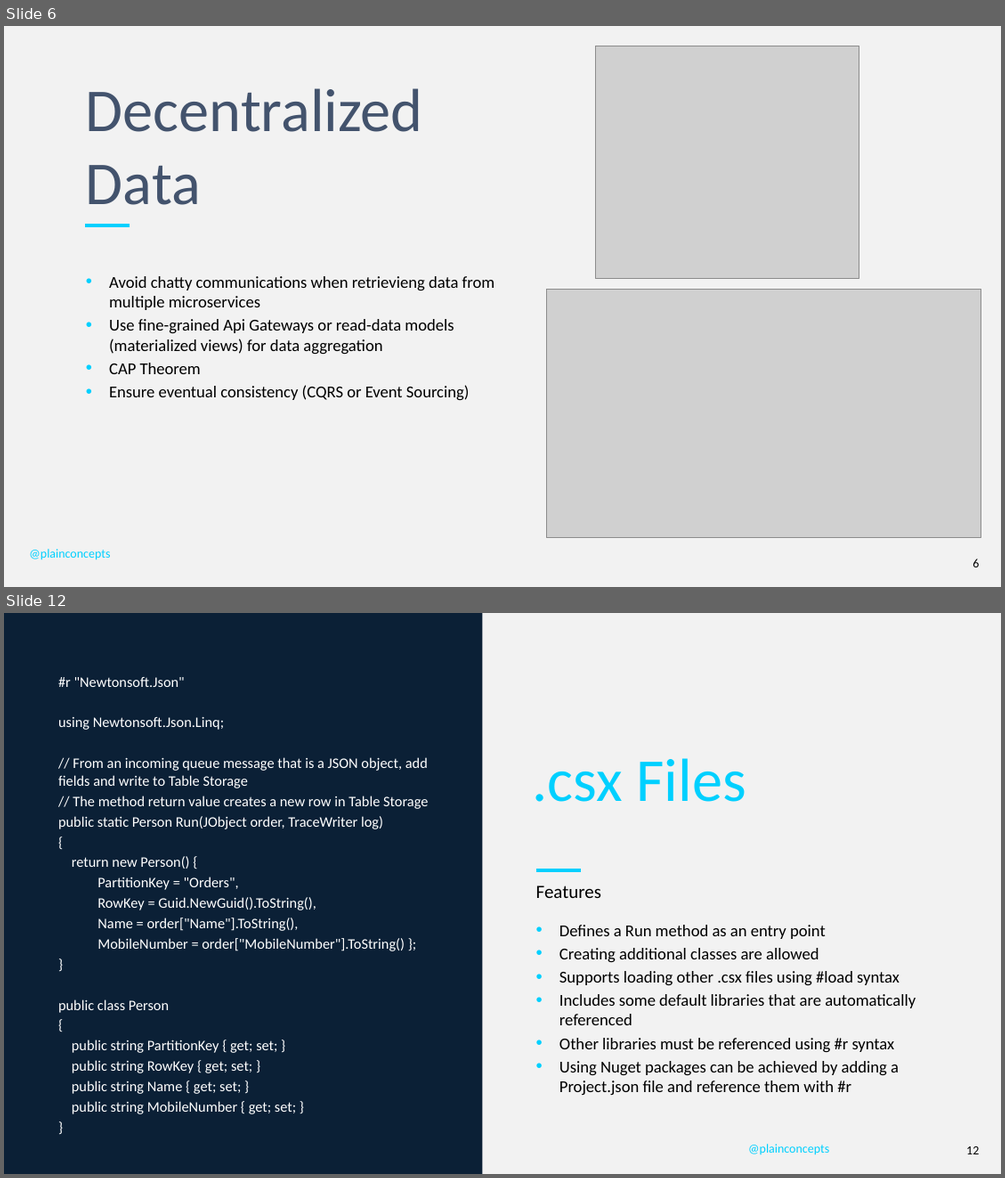
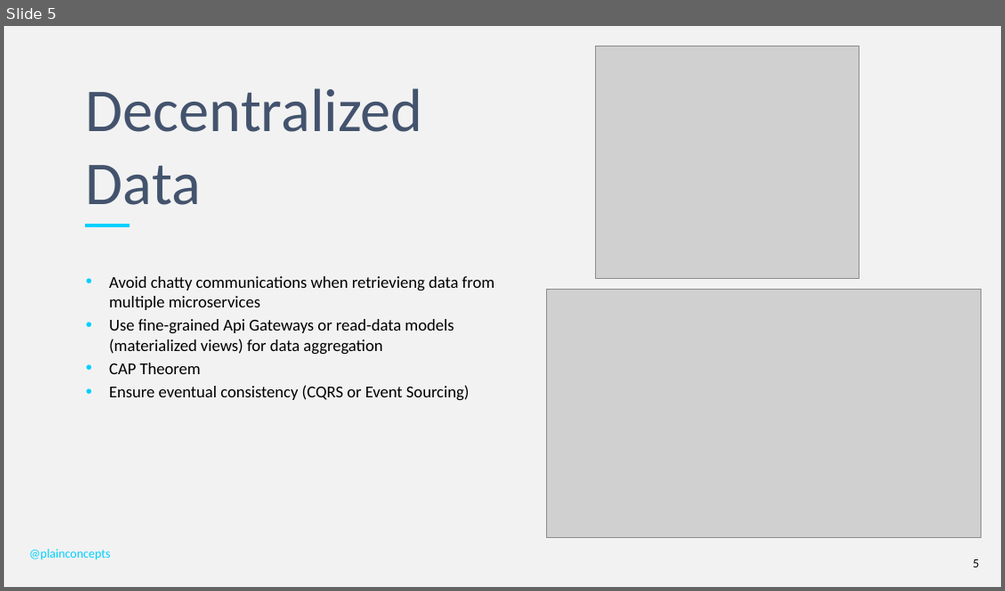
Before and after one commit to PlainConcepts/NetCore-Docker-Workshop, a slide deck: Docu/BestPractices&Antipatterns.pptx. Shown one above the other, each under a label of ours: slides 6 and 12 before the commit, slide 5 after it; the slides between them are not shown. The pictures are 1005x1178 and 1005x591 pixels, drawn with LibreOffice and Linux fonts; fonts in the diff are those of the drawing; grey boxes stand for pictures; background and template pictures are left out. Boxes give left, top, right and bottom in pixels: in the first picture for what was removed or moved away, otherwise in the second. Text is boxed around its words. In the diff, an @@ line names an element or a change of style, - is before the commit and + after.

```diff
--- a/Docu/BestPractices&Antipatterns.pptx
+++ b/Docu/BestPractices&Antipatterns.pptx
@@ slide 12 removed at bbox=[4, 613, 1001, 1174], background #F2F2F2 @@
@@ rectangle removed at bbox=[4, 613, 483, 1174] @@
@@ text removed at bbox=[58, 677, 428, 1114] @@
-#r "Newtonsoft.Json"
-using Newtonsoft.Json.Linq;
-// From an incoming queue message that is a JSON object, add fields and write to Table Storage
-// The method return value creates a new row in Table Storage
-public static Person Run(JObject order, TraceWriter log)
-{
-return new Person() {
-PartitionKey = "Orders",
-RowKey = Guid.NewGuid().ToString(),
-Name = order["Name"].ToString(),
-MobileNumber = order["MobileNumber"].ToString() };
-}
-public class Person
-{
-public string PartitionKey { get; set; }
-public string RowKey { get; set; }
-public string Name { get; set; }
-public string MobileNumber { get; set; }
-}
@@ title removed at bbox=[532, 758, 745, 802] @@
-.csx Files
@@ line removed from (537, 870) to (582, 870) @@
@@ text removed at bbox=[536, 885, 601, 898] @@
-Features
@@ text removed at bbox=[559, 925, 915, 1094] @@
-• Defines a Run method as an entry point
-• Creating additional classes are allowed
-• Supports loading other .csx files using #load syntax
-• Includes some default libraries that are automatically referenced
-• Other libraries must be referenced using #r syntax
-• Using Nuget packages can be achieved by adding a Project.json file and reference them with #r
@@ text removed at bbox=[748, 1143, 829, 1155] @@
-@plainconcepts
@@ page number removed at bbox=[966, 1146, 979, 1154] @@
-12
@@ what was slide 6 is now slide 5 @@
```
Also in this commit, not shown: 2 slides changed, 4 slides added, 9 other slides removed.
